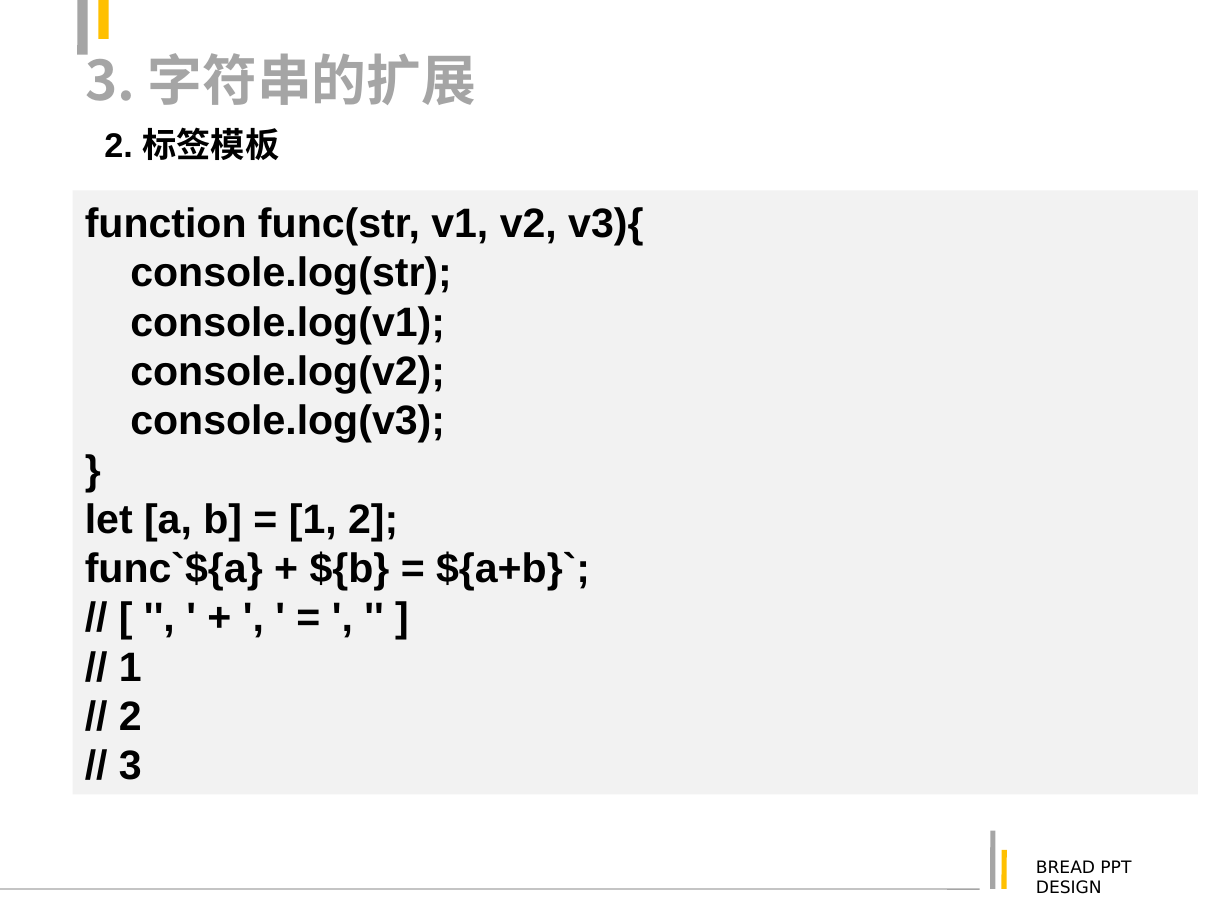
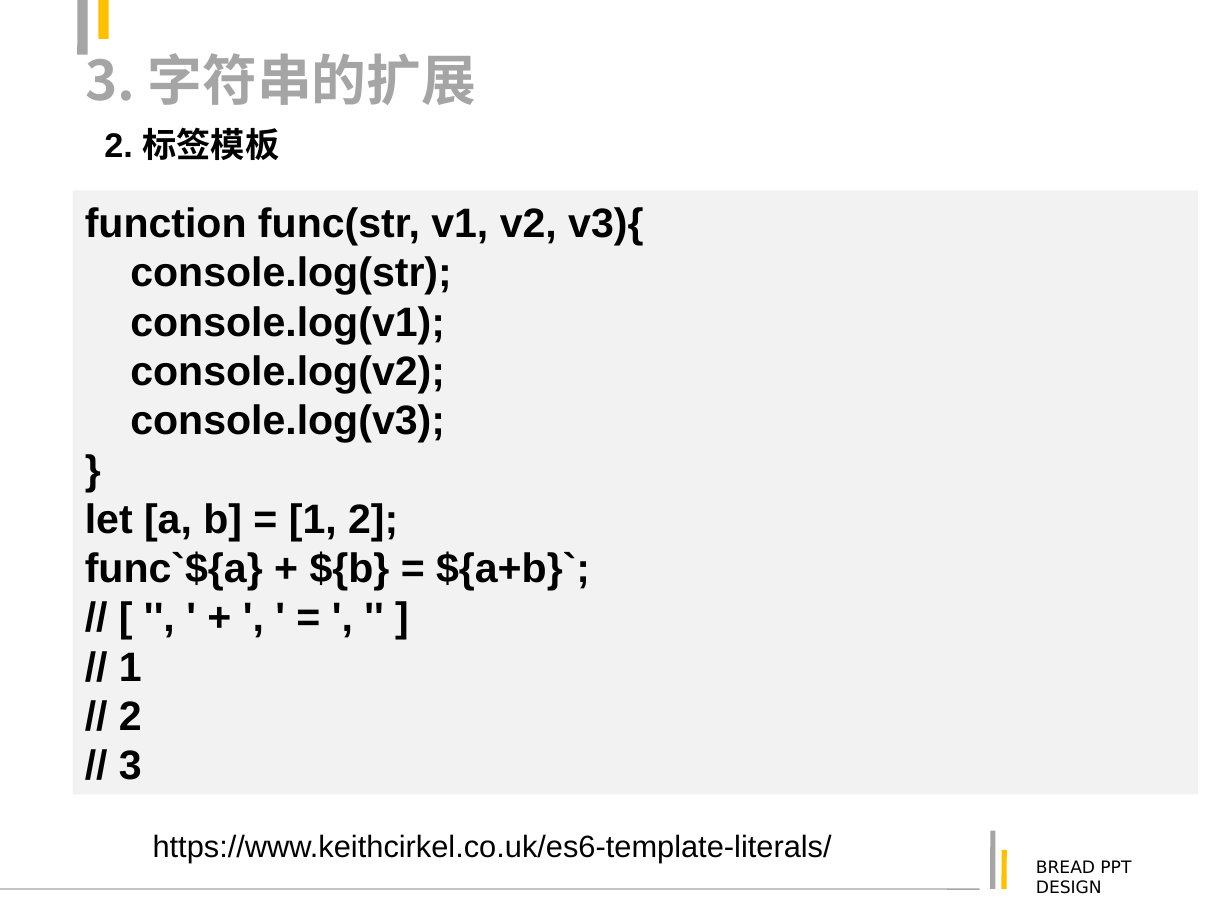
Before and after one commit to justforuse/psae-es6, a slide deck: slide 24 of es6.ppt. Drawn at 1232x924 pixels with LibreOffice and Linux fonts; fonts in the diff are those of the drawing. Boxes give left, top, right and bottom in pixels: in the first picture for what was removed or moved away, otherwise in the second. Text is boxed around its words. In the diff, an @@ line names an element or a change of style, - is before the commit and + after.

Commit message:
update

```diff
--- a/es6.ppt
+++ b/es6.ppt
@@ text added at <box>153,834,832,863</box>, 18 pt, text #000000 @@
+https://www.keithcirkel.co.uk/es6-template-literals/
```
